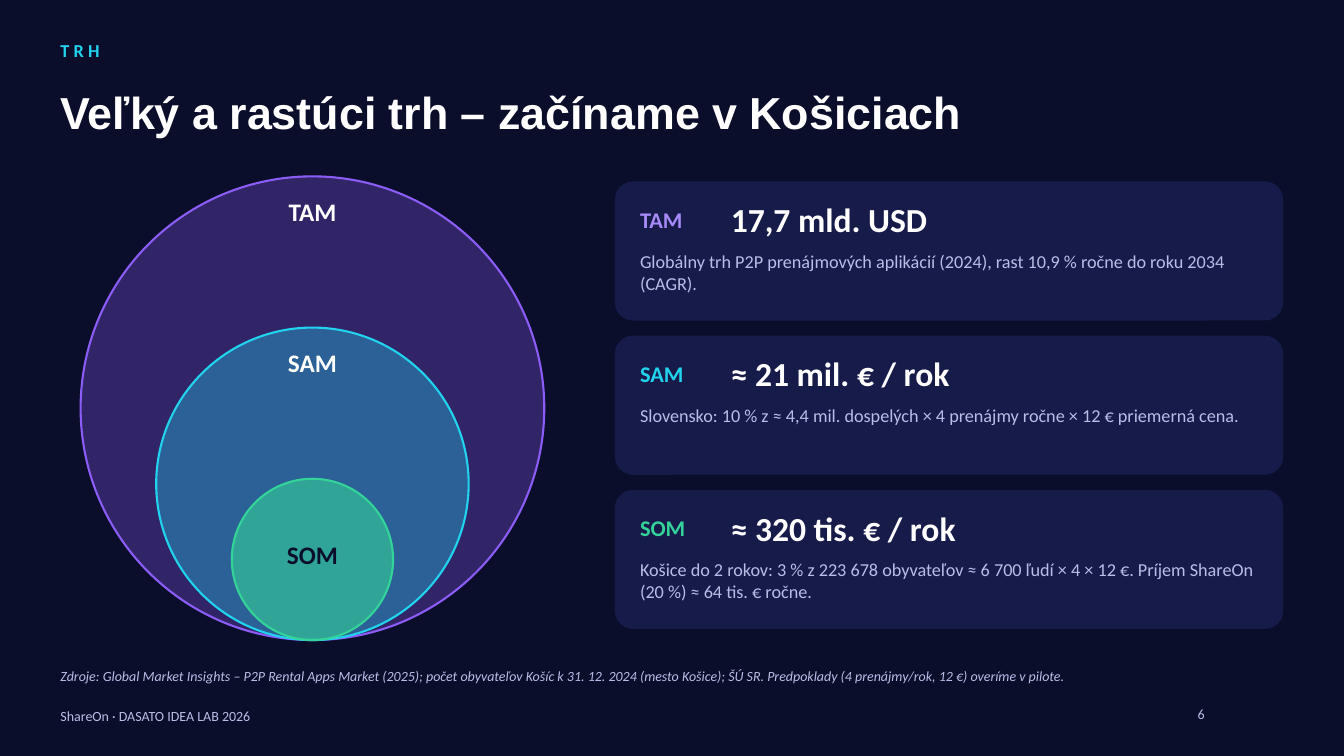
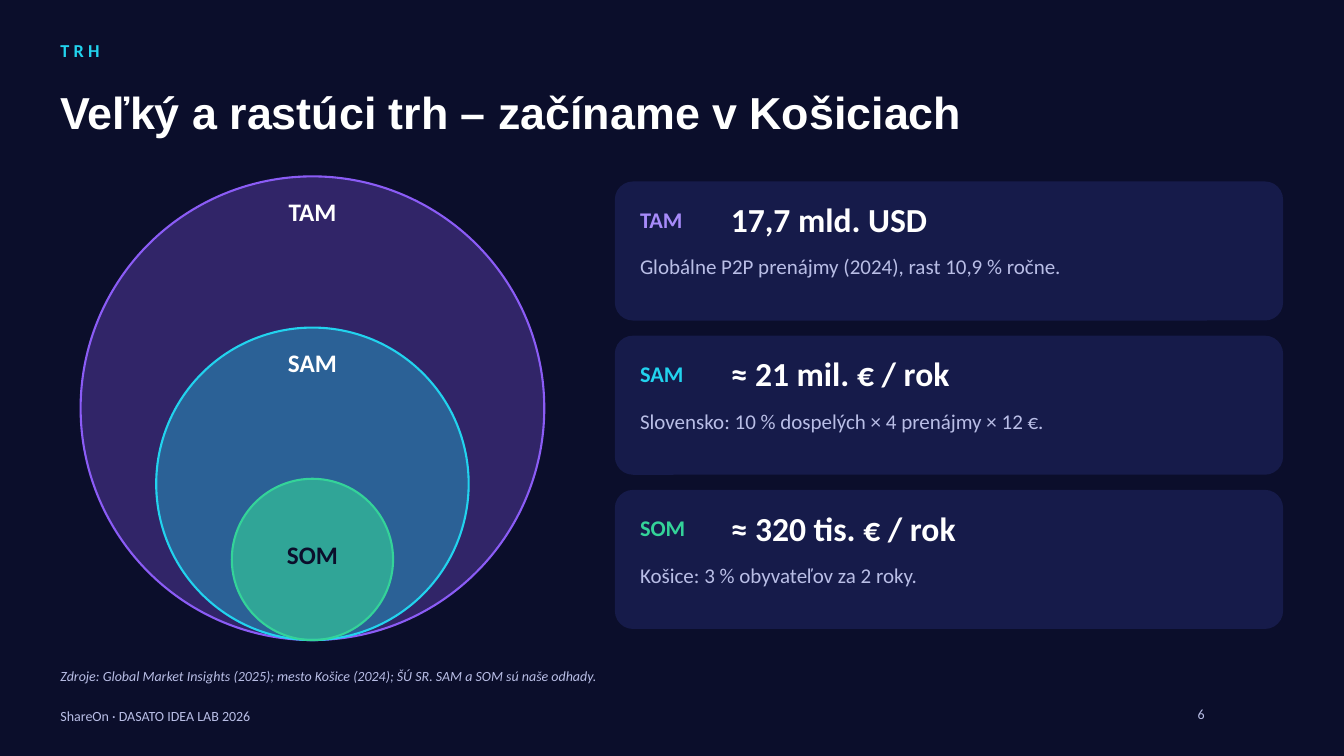
Before and after one commit to samueljurik5-web/shareon, a slide deck: slide 6 of docs/pitch/ShareOn-pitch-deck.pptx. Drawn at 1344x756 pixels with LibreOffice and Linux fonts; fonts in the diff are those of the drawing; background and template pictures are left out. Boxes give left, top, right and bottom in pixels: in the first picture for what was removed or moved away, otherwise in the second. Text is boxed around its words. In the diff, an @@ line names an element or a change of style, - is before the commit and + after.

```diff
--- a/docs/pitch/ShareOn-pitch-deck.pptx
+++ b/docs/pitch/ShareOn-pitch-deck.pptx
@@ text at [640, 259, 1061, 278]: text changed; size 13 to 15 pt @@
-Globálny trh P2P prenájmových aplikácií (2024), rast 10,9 % ročne do roku 2034 (CAGR).
+Globálne P2P prenájmy (2024), rast 10,9 % ročne.
@@ text at [640, 414, 1023, 433]: text changed; size 13 to 15 pt @@
-Slovensko: 10 % z ≈ 4,4 mil. dospelých × 4 prenájmy ročne × 12 € priemerná cena.
+Slovensko: 10 % dospelých × 4 prenájmy × 12 €.
@@ text at [640, 568, 917, 587]: text changed; size 13 to 15 pt @@
-Košice do 2 rokov: 3 % z 223 678 obyvateľov ≈ 6 700 ľudí × 4 × 12 €. Príjem ShareOn (20 %) ≈ 64 tis. € ročne.
+Košice: 3 % obyvateľov za 2 roky.
@@ text at [60, 670, 596, 684]: text changed @@
-Zdroje: Global Market Insights – P2P Rental Apps Market (2025); počet obyvateľov Košíc k 31. 12. 2024 (mesto Košice); ŠÚ SR. Predpoklady (4 prenájmy/rok, 12 €) overíme v pilote.
+Zdroje: Global Market Insights (2025); mesto Košice (2024); ŠÚ SR. SAM a SOM sú naše odhady.
```
Also in this commit, not shown: 10 other slides changed, 1 other file.
